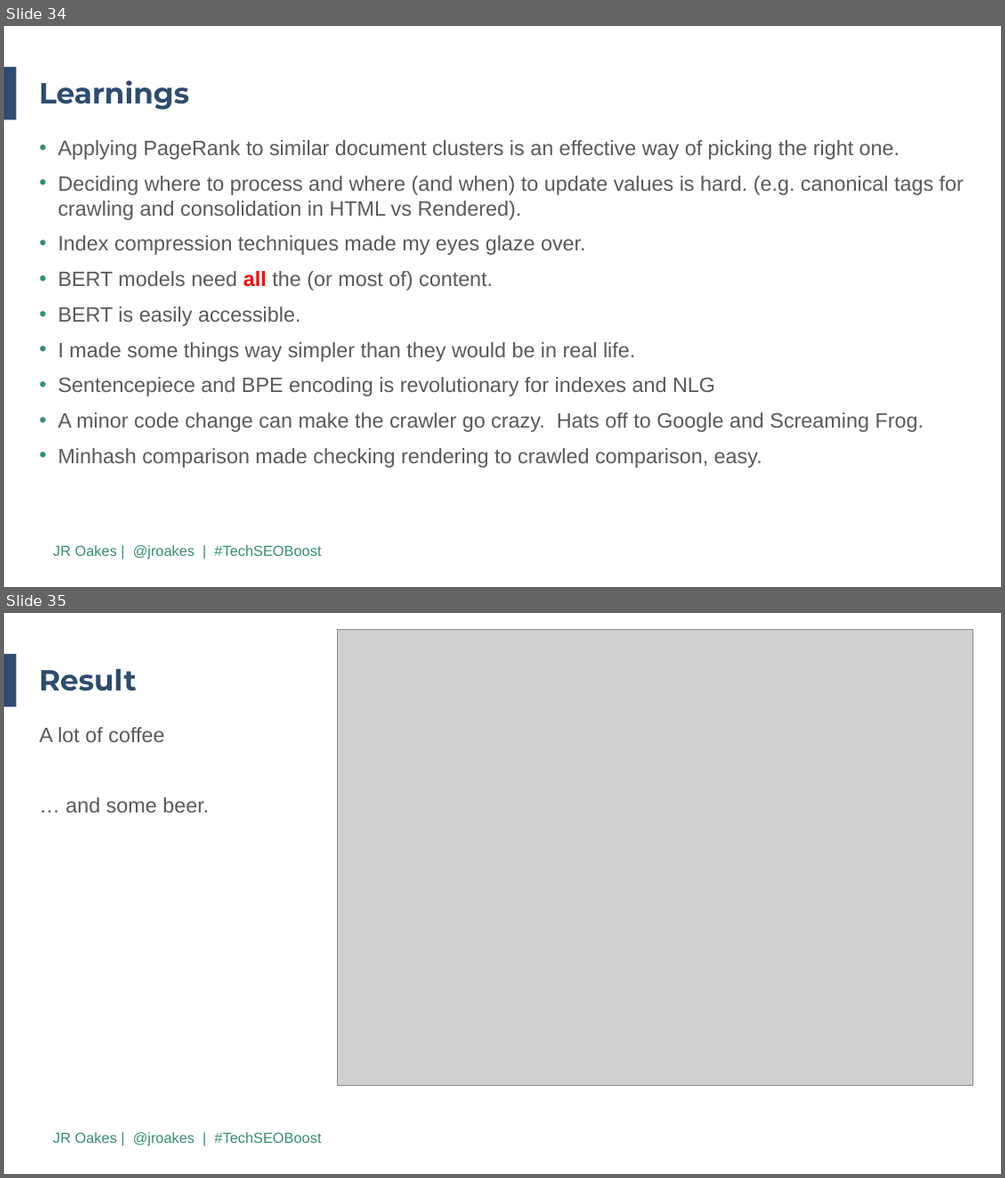
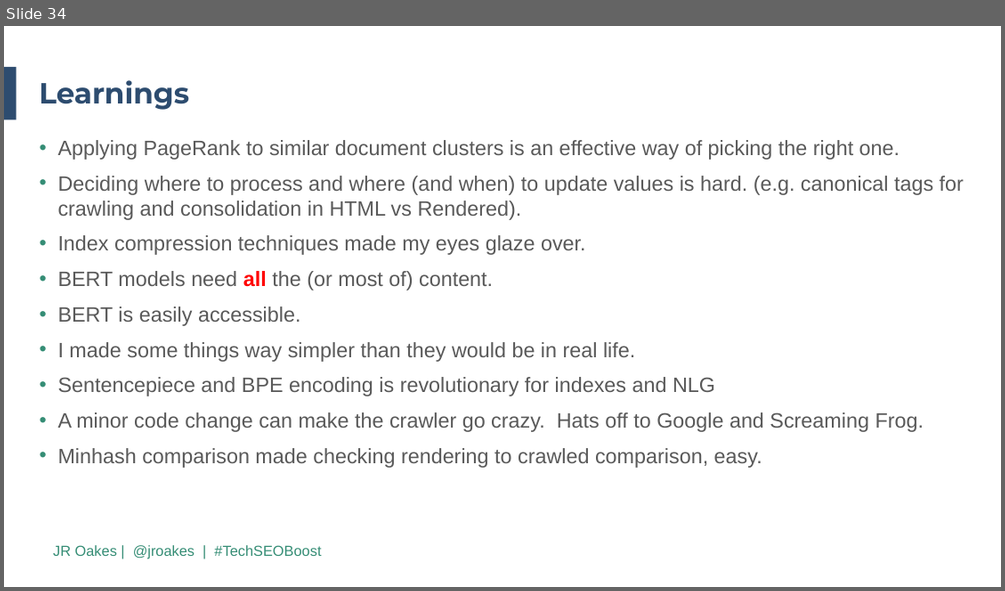
Before and after one commit to jroakes/tech-seo-crawler, a slide deck: etc/2019 TechSEO Boost PPT Template.revJR.pptx. Shown one above the other, each under a label of ours: slides 34 and 35 before the commit, slide 34 after it. The pictures are 1005x1178 and 1005x591 pixels, drawn with LibreOffice and Linux fonts; fonts in the diff are those of the drawing; grey boxes stand for pictures; background and template pictures are left out. Boxes give left, top, right and bottom in pixels: in the first picture for what was removed or moved away, otherwise in the second. Text is boxed around its words. In the diff, an @@ line names an element or a change of style, - is before the commit and + after.

```diff
--- a/etc/2019 TechSEO Boost PPT Template.revJR.pptx
+++ b/etc/2019 TechSEO Boost PPT Template.revJR.pptx
@@ slide 35 removed at bbox=[4, 613, 1001, 1174], background #FFFFFF; not listed: 2 template elements that a slide beside it also shows @@
@@ picture removed at bbox=[338, 629, 974, 1085] @@
@@ title removed at bbox=[39, 668, 137, 691] @@
-Result
@@ text removed at bbox=[40, 727, 209, 812] @@
-A lot of coffee
-… and some beer.
```
Also in this commit, not shown: 3 slides changed, 3 slides added, 1 other slide removed, 4 other files.
